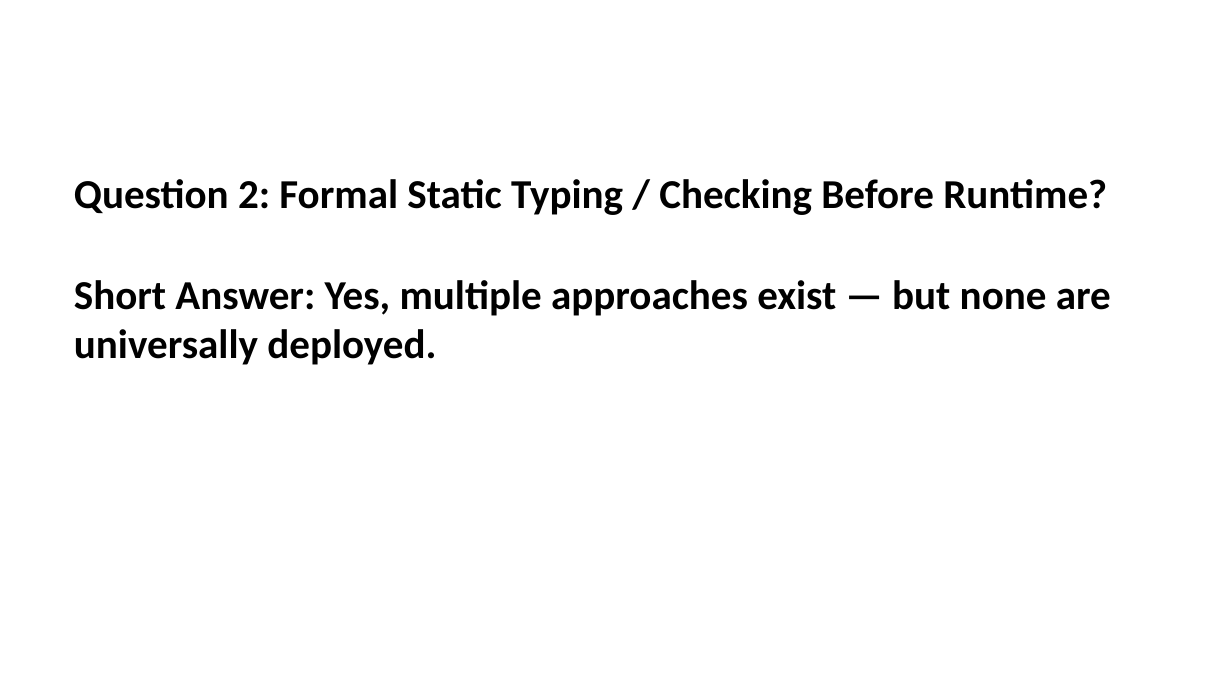
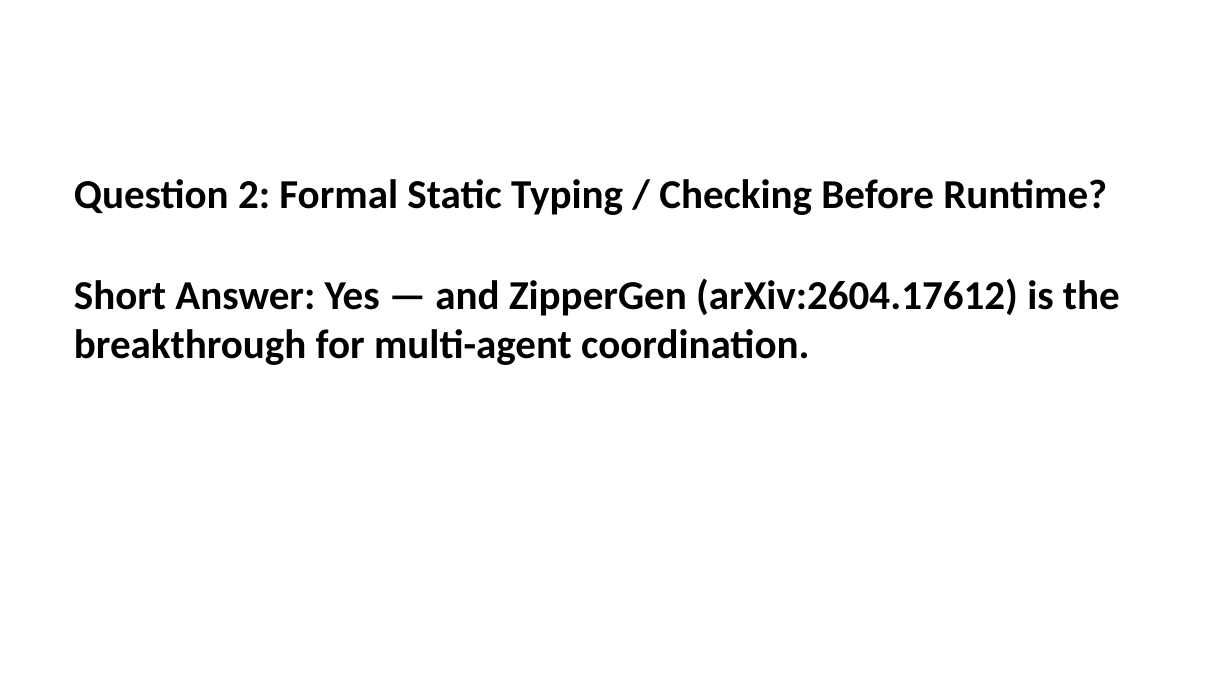
Before and after one commit to ginaecho/EvaPaper, a slide deck: slide 7 of Agent_Governance_Three_Questions_Synthesis.pptx. Drawn at 1232x693 pixels with LibreOffice and Linux fonts; fonts in the diff are those of the drawing. Boxes give left, top, right and bottom in pixels: in the first picture for what was removed or moved away, otherwise in the second. Text is boxed around its words. In the diff, an @@ line names an element or a change of style, - is before the commit and + after.

Commit message:
Rewrite Three Questions Synthesis with ZipperGen as breakthrough — closes MPST gap

```diff
--- a/Agent_Governance_Three_Questions_Synthesis.pptx
+++ b/Agent_Governance_Three_Questions_Synthesis.pptx
@@ text at (74,278,1120,365): text changed @@
-Short Answer: Yes, multiple approaches exist — but none are universally deployed.
+Short Answer: Yes — and ZipperGen (arXiv:2604.17612) is the breakthrough for multi-agent coordination.
```
Also in this commit, not shown: 11 other slides changed, 1 slide added, 2 other files.
